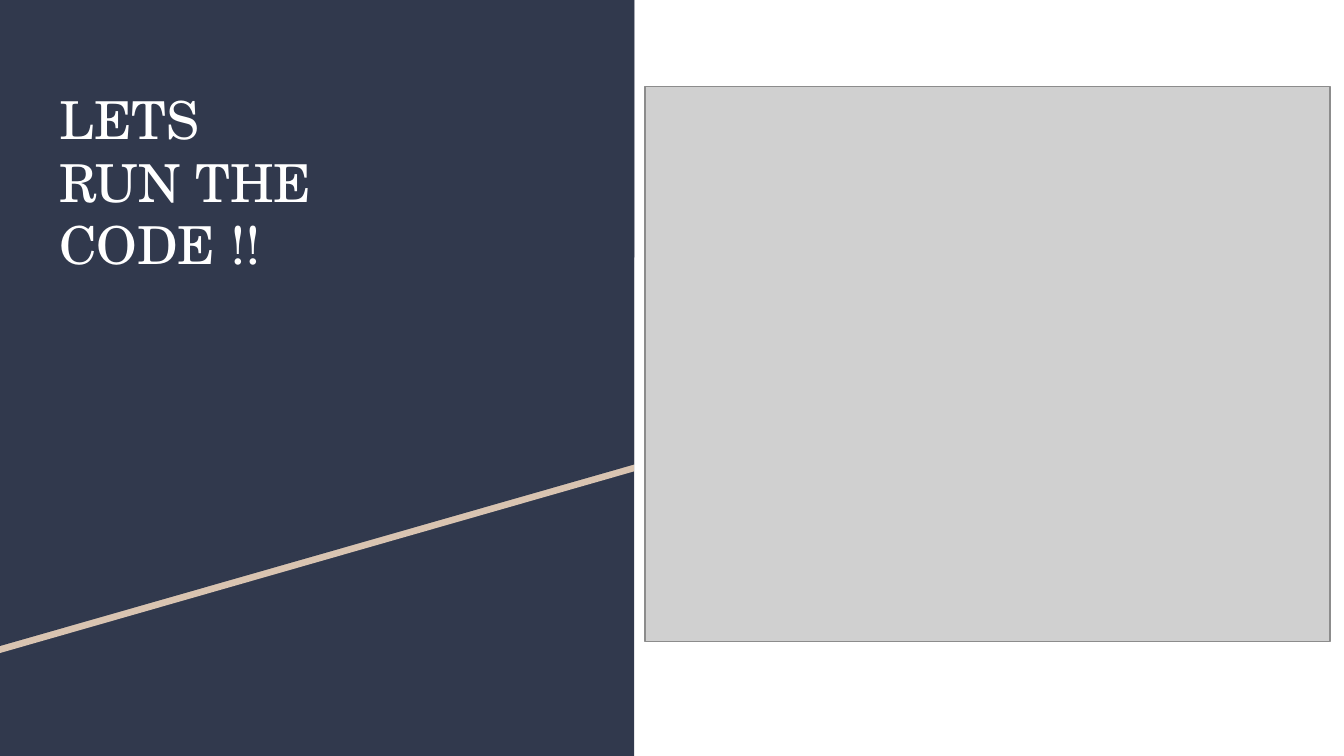
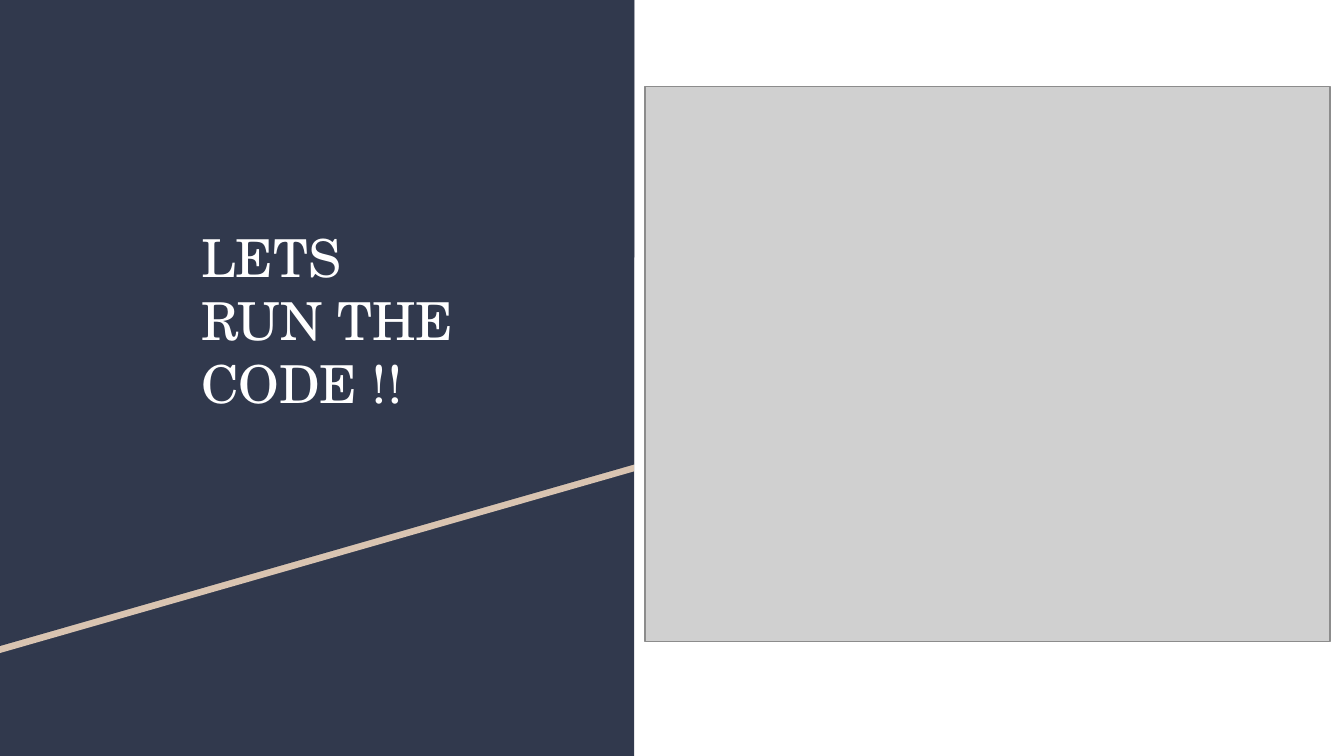
Before and after one commit to hoangphuc05/group_assembler, a slide deck: slide 6 of Group Assemble Algorithm.pptx (slide 5 before the commit). Drawn at 1344x756 pixels with LibreOffice and Linux fonts; fonts in the diff are those of the drawing; grey boxes stand for pictures. Boxes give left, top, right and bottom in pixels: in the first picture for what was removed or moved away, otherwise in the second. Text is boxed around its words. In the diff, an @@ line names an element or a change of style, - is before the commit and + after.

```diff
--- a/Group Assemble Algorithm.pptx
+++ b/Group Assemble Algorithm.pptx
@@ title "LETS RUN THE CODE !!": place and size @@
-title "LETS RUN THE CODE !!" at [59,100,311,265]
+title "LETS RUN THE CODE !!" at [201,238,453,404]
```
Also in this commit, not shown: 2 other slides changed, 1 slide added, 2 other files.
